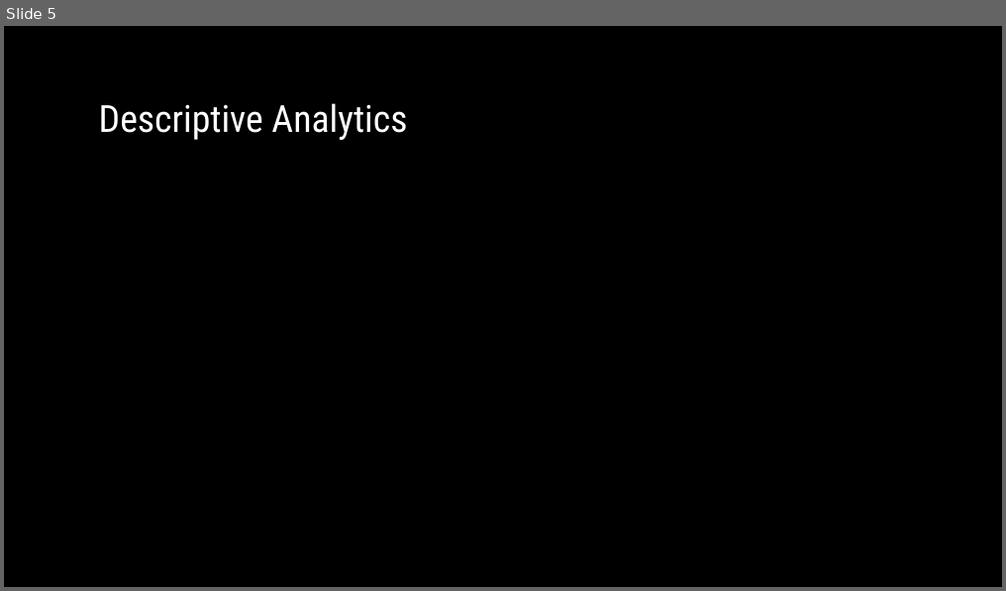
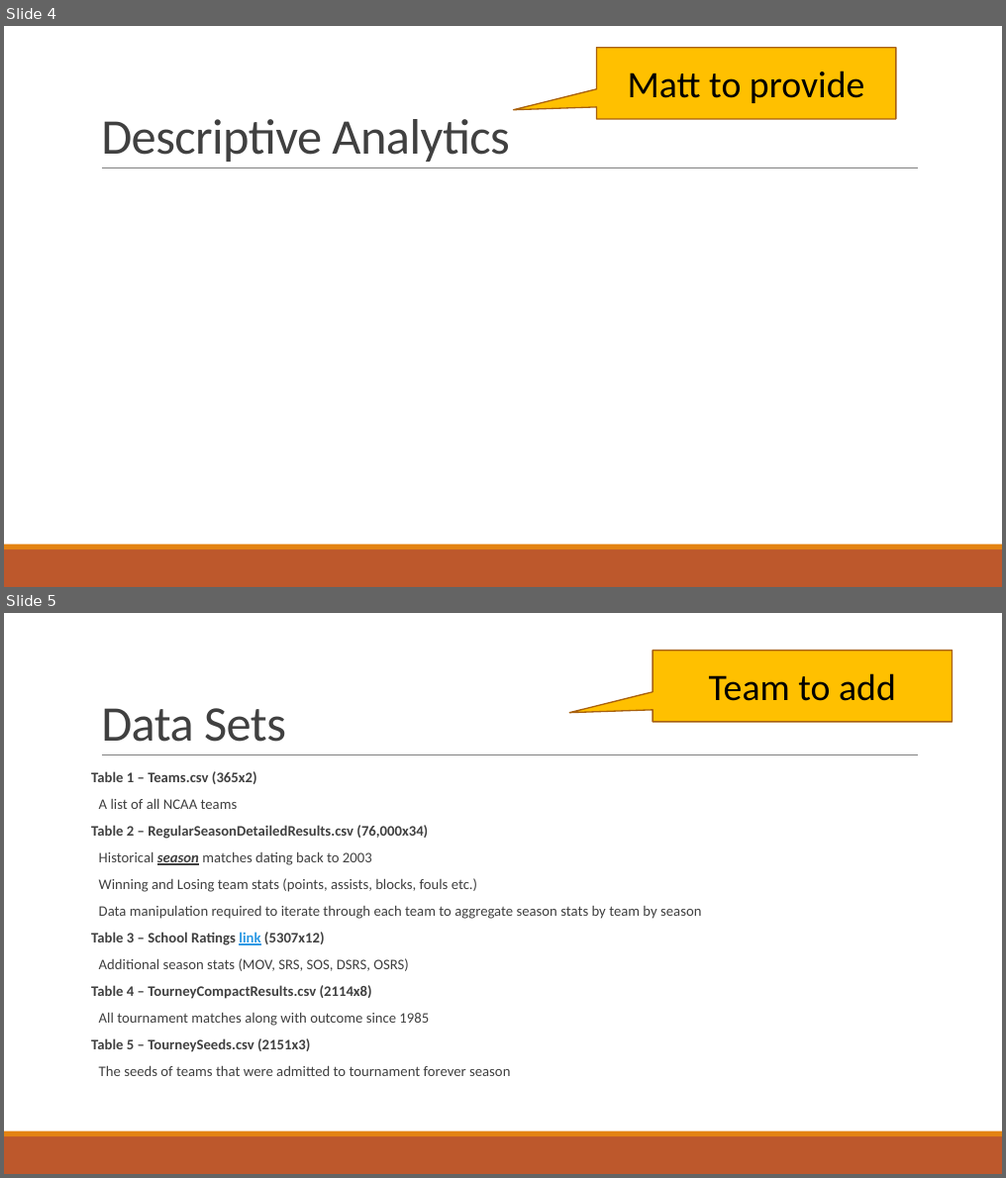
Before and after one commit to mrosendin/march-madness-machine-learning, a slide deck: Presentation.pptx. Shown one above the other, each under a label of ours: slide 5 before the commit, slides 4 and 5 after it. The pictures are 1006x591 and 1006x1178 pixels, drawn with LibreOffice and Linux fonts; fonts in the diff are those of the drawing; background and template pictures are left out. Boxes give left, top, right and bottom in pixels: in the first picture for what was removed or moved away, otherwise in the second. Text is boxed around its words. In the diff, an @@ line names an element or a change of style, - is before the commit and + after.

```diff
--- a/Presentation.pptx
+++ b/Presentation.pptx
@@ slide 5 added at bbox=[4, 613, 1002, 1174], background #FFFFFF; not listed: 3 template elements that a slide beside it also shows @@
@@ speech box added at bbox=[653, 651, 952, 722], fill #FFC000, outline #A9610D 1.25 pt, 36 pt, text #000000 @@
+Team to add
@@ title added at bbox=[101, 708, 286, 742], 48 pt, text #404040 @@
+Data Sets
@@ text added at bbox=[91, 771, 701, 1076], 14 pt, text #404040 @@
+Table 1 – Teams.csv (365x2)
+  A list of all NCAA teams
+Table 2 – RegularSeasonDetailedResults.csv (76,000x34)
+  Historical season matches dating back to 2003
+  Winning and Losing team stats (points, assists, blocks, fouls etc.)
+  Data manipulation required to iterate through each team to aggregate season stats by team by season
+Table 3 – School Ratings link (5307x12)
+  Additional season stats (MOV, SRS, SOS, DSRS, OSRS)
+Table 4 – TourneyCompactResults.csv (2114x8)
+  All tournament matches along with outcome since 1985
+Table 5 – TourneySeeds.csv (2151x3)
+  The seeds of teams that were admitted to tournament forever season
@@ what was slide 5 is now slide 4 @@
@@ slide 4 changed as well @@
@@ background picture (left out) to #FFFFFF @@
@@ title "Descriptive Analytics" at bbox=[101, 119, 509, 162]: size 36 to 48 pt, font Roboto Condensed to Calibri, text colour #FFFFFF to #404040, letter spacing 0 to -0.5 pt; line spacing 0.9 to 0.85 @@
@@ speech box added at bbox=[597, 48, 896, 120], fill #FFC000, outline #A9610D 1.25 pt, 36 pt, text #000000 @@
+Matt to provide
@@ line added from (102, 169) to (918, 169), #808080 0.5 pt @@
@@ rectangle added at bbox=[4, 550, 1002, 587], fill #BD582C @@
@@ rectangle added at bbox=[4, 545, 1002, 550], fill #E48312 @@
```
Also in this commit, not shown: 6 other slides changed, 1 other slide added, 3 slides removed, 2 other files.
